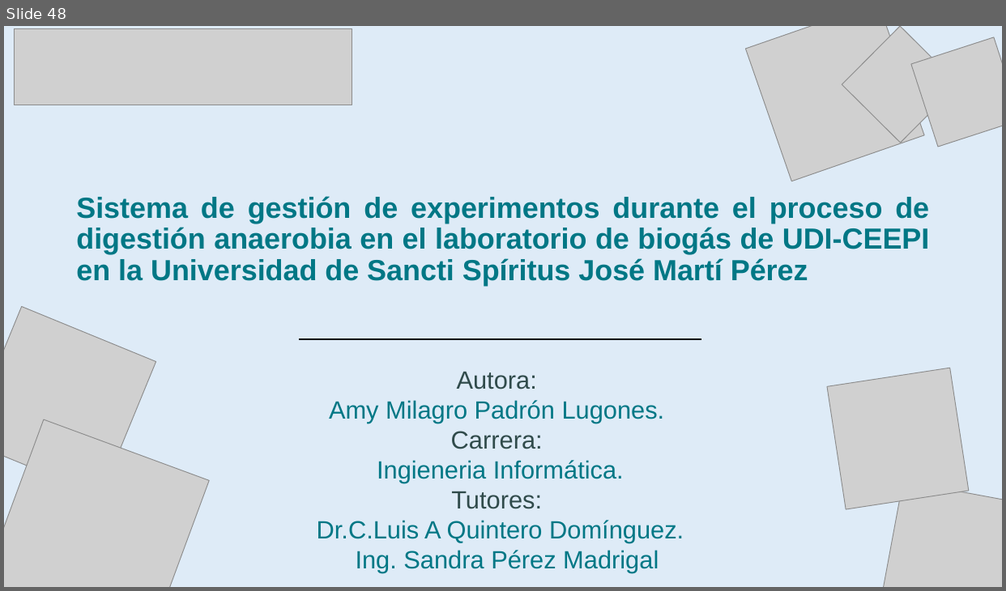
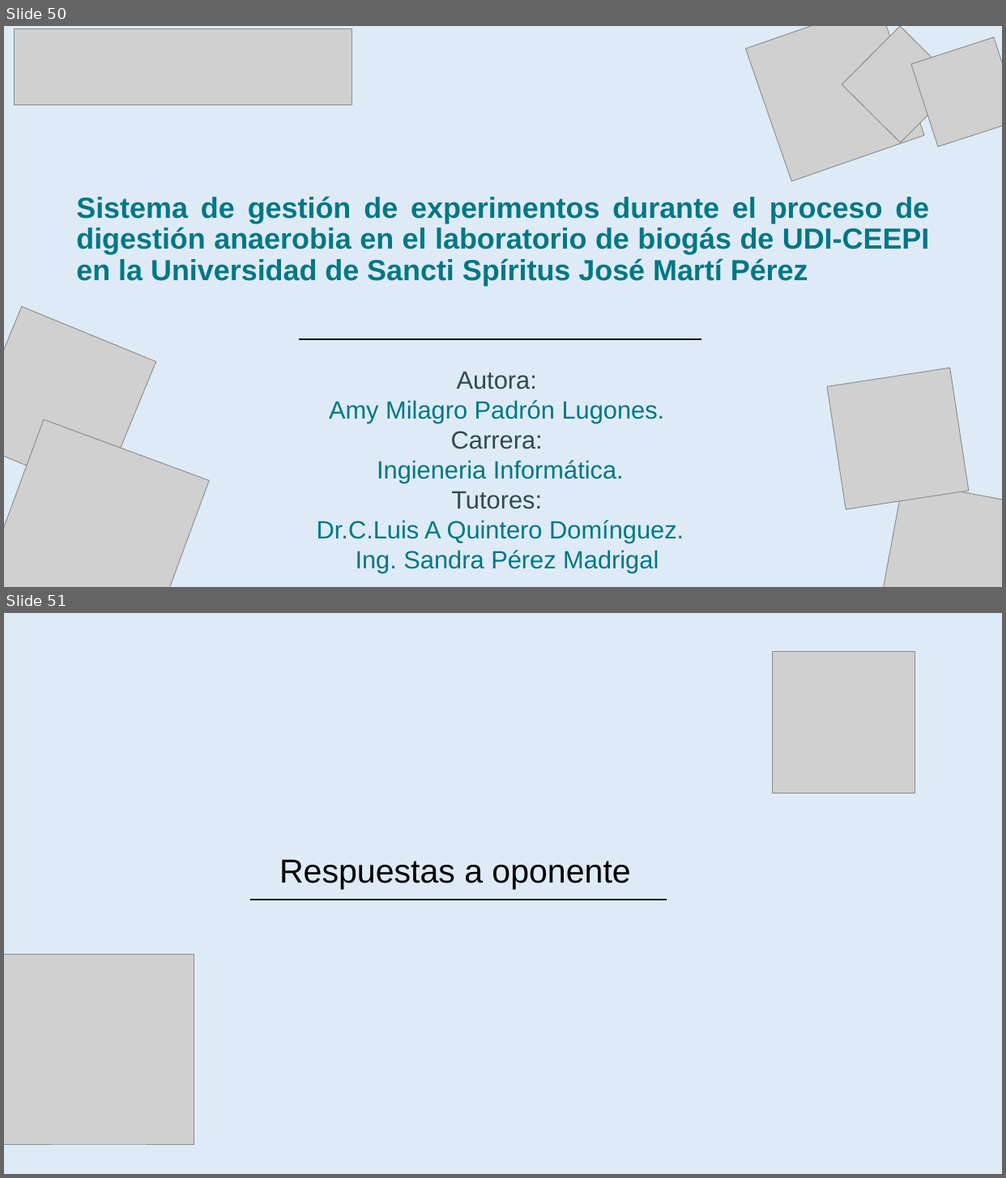
Before and after one commit to amypadron/prower_tesis, a slide deck: Digestión anaerobía.Original.pptx. Shown one above the other, each under a label of ours: slide 48 before the commit, slides 50 and 51 after it. The pictures are 1006x591 and 1006x1178 pixels, drawn with LibreOffice and Linux fonts; fonts in the diff are those of the drawing; grey boxes stand for pictures. Boxes give left, top, right and bottom in pixels: in the first picture for what was removed or moved away, otherwise in the second. Text is boxed around its words. In the diff, an @@ line names an element or a change of style, - is before the commit and + after.

```diff
--- a/Digestión anaerobía.Original.pptx
+++ b/Digestión anaerobía.Original.pptx
@@ slide 51 added at (4,613,1002,1174), background #DEEBF7 @@
@@ picture added at (773,651,915,794) @@
@@ text added at (279,859,630,889), 32 pt, text #000000 @@
+Respuestas a oponente
@@ line added from (250, 900) to (667, 900), #000000 1.5 pt @@
@@ picture added at (4,954,194,1144) @@
@@ what was slide 48 is now slide 50 @@
```
Also in this commit, not shown: 1 slide changed, 3 other slides added, 1 slide removed.
